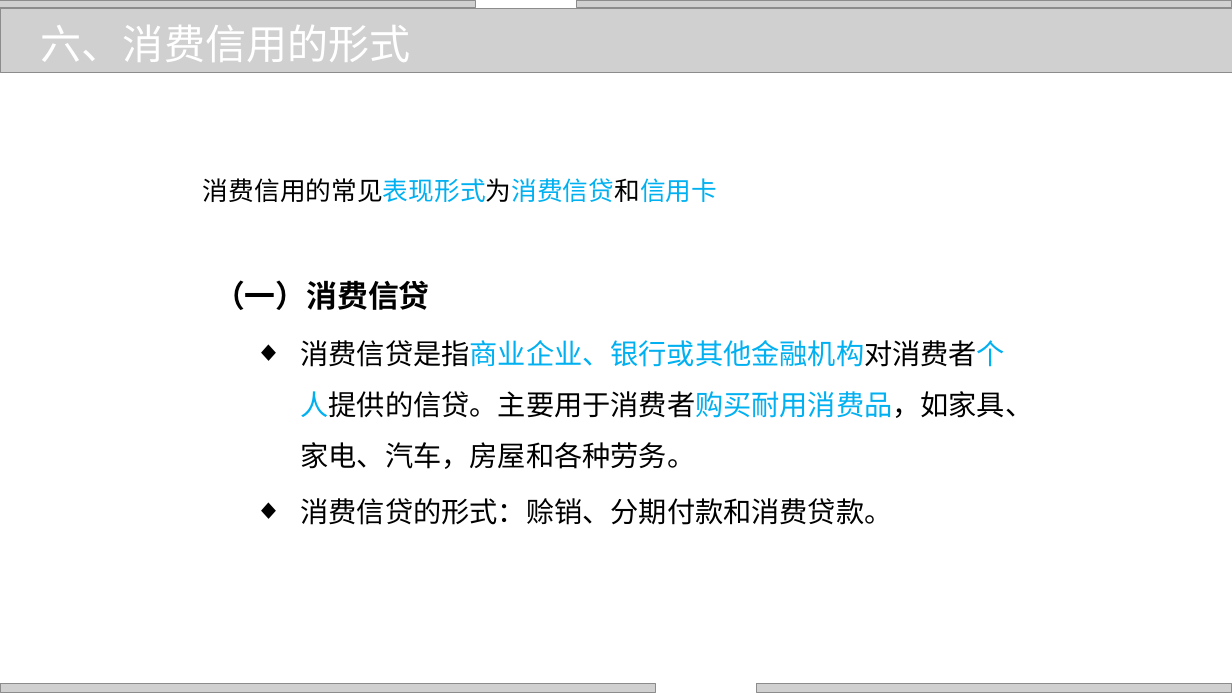
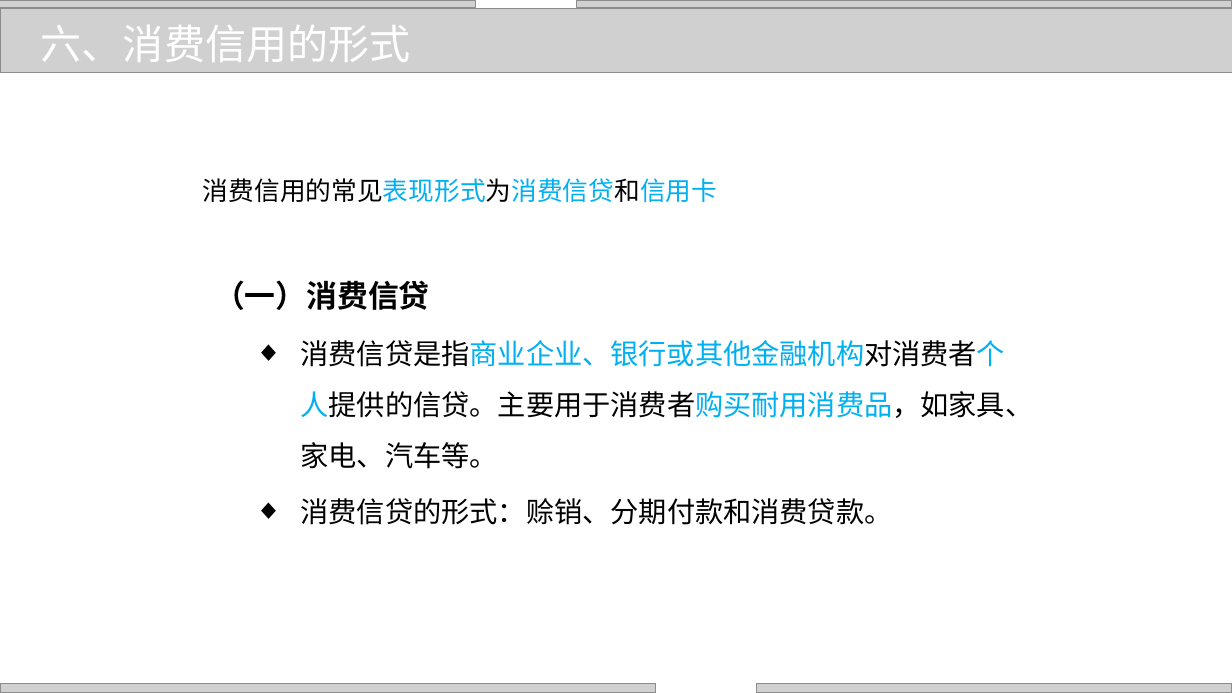
Before and after one commit to zhangjianzhang/internet_credit, a slide deck: slide 15 of files/slides/lecture_14.pptx. Drawn at 1232x693 pixels with LibreOffice and Linux fonts; fonts in the diff are those of the drawing; grey boxes stand for pictures; background and template pictures are left out. Boxes give left, top, right and bottom in pixels: in the first picture for what was removed or moved away, otherwise in the second. Text is boxed around its words. In the diff, an @@ line names an element or a change of style, - is before the commit and + after.

```diff
--- a/files/slides/lecture_14.pptx
+++ b/files/slides/lecture_14.pptx
@@ text at (301, 340, 1034, 469): text changed @@
-  ◆ 消费信贷是指商业企业、银行或其他金融机构对消费者个人提供的信贷。主要用于消费者购买耐用消费品，如家具、家电、汽车，房屋和各种劳务。
+  ◆ 消费信贷是指商业企业、银行或其他金融机构对消费者个人提供的信贷。主要用于消费者购买耐用消费品，如家具、家电、汽车等。
```
Also in this commit, not shown: 6 other slides changed, 6 other files.
